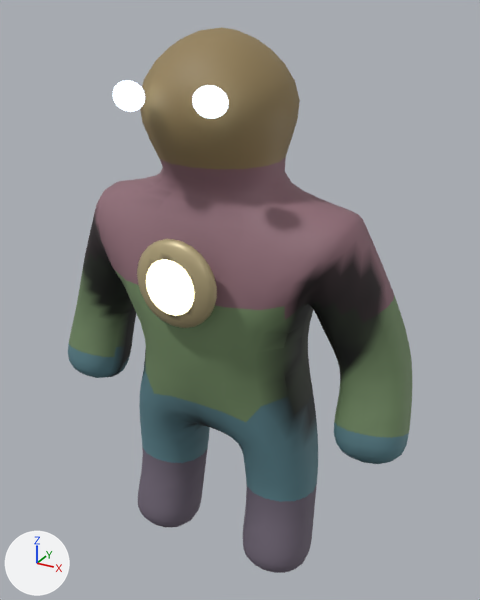
Renders of the glTF model public/models/yorishironozankyo.glb from each side of a commit.
Camera for both pictures: a camera (50 mm lens) standing at (0.564, -0.968, 1.064) and looking at (0.025, 0.011, 0.574). Arrows for +X, +Y and +Z are at lower left; the lights stay in place. The picture after the commit comes second. Vertices at exactly the same position are counted once.

Objects in the first picture: 'yorishironozankyo'.
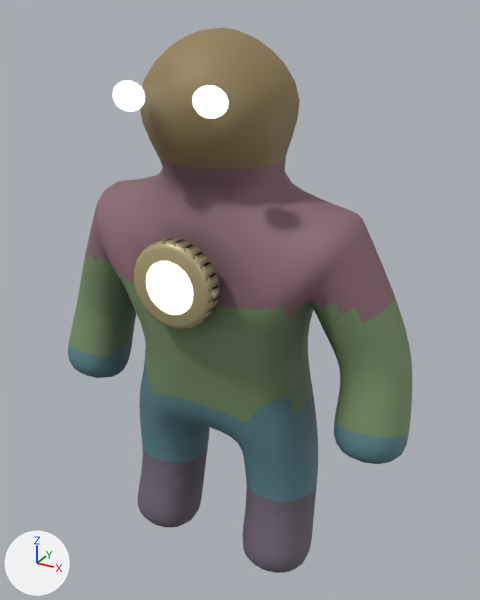
Where the change shows, as pixel boxes (x1, y1, x2, y2) in the pictures (480 x 600 px):
part 1 of me_yorishironozankyo, rebuilt (7% wider)
    before: (137, 239, 217, 328)
    after: (134, 238, 220, 330)
part 2 of me_yorishironozankyo, recoloured
    both: (73, 79, 394, 459)

The edits, one by one:
me_yorishironozankyo is used by ob_yorishironozankyo; location (0.0, 0.0, 0.0).
me_yorishironozankyo had 2222 vertices, 4424 faces and spanned x -0.362..0.362, y -0.183..0.135, z 0.029..1.036.
me_yorishironozankyo now has 2340 vertices, 4660 faces and spans x -0.362..0.362, y -0.183..0.135, z 0.029..1.036.
me_yorishironozankyo part 1: the loose piece of 218 vertices spanning x -0.073..0.073, y -0.177..-0.133, z 0.585..0.735 is rebuilt with 336 vertices and now spans x -0.074..0.074, y -0.174..-0.136, z 0.586..0.734.
me_yorishironozankyo part 2: 3117 kept faces spanning x -0.362..0.362, y -0.181..0.135, z 0.031..1.012 get new vertex colours.
